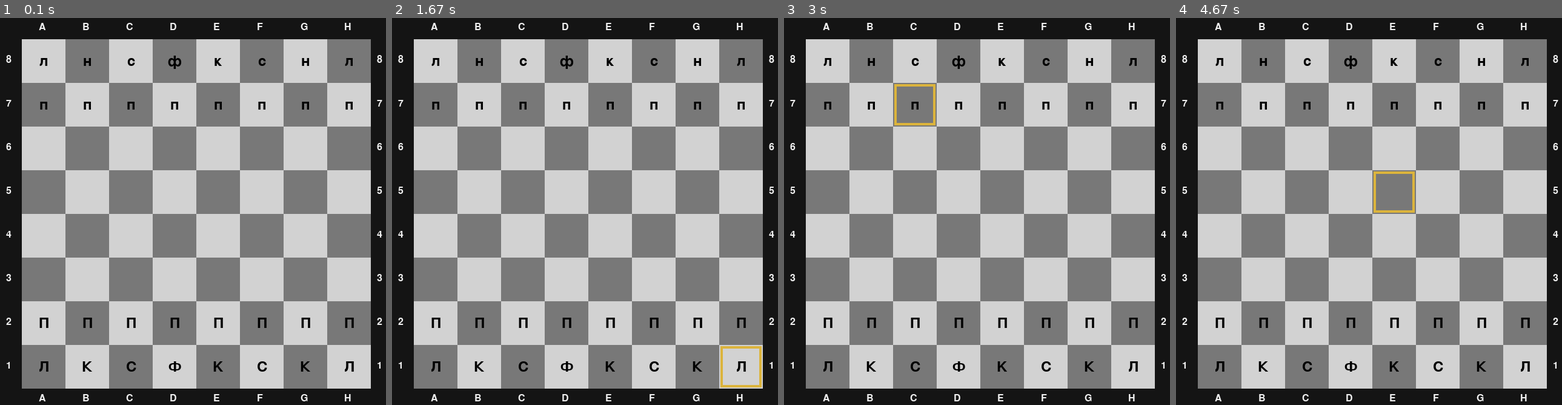
Above: before the commit, frames 1-4 (left to right).
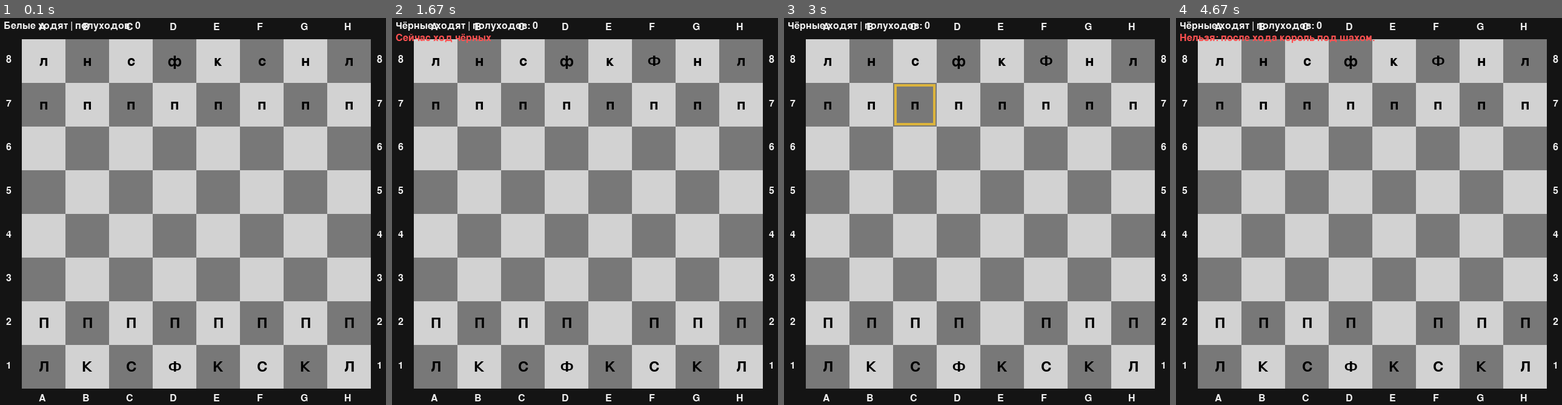
Above: after the commit, the same moments.

Repository: DedgerLabs/nash-proekt
Game: pygame game, started from pygame_main.py
The game is run twice, just before and just after one commit, with the same random seed, the same clock (stepped at 60 frames per second) and the same inputs.
Inputs (mouse positions are in pixels of both pictures, inside the frame that each line leads up to):
- Up to frame 1 (0.1 s): no input
- Up to frame 2 (1.67 s): click (588, 215) at 0.38 s; click (627, 304) at 0.72 s; click (646, 76) at 1.05 s; click (735, 354) at 1.38 s
- Up to frame 3 (3 s): click (834, 37) at 1.72 s, where only the run after the commit has a clickable "Сейчас ход чёрных"; click (984, 254) at 2.05 s; click (1131, 362) at 2.38 s; click (915, 83) at 2.72 s
- Up to frame 4 (4.67 s): click (1222, 126) at 3.05 s; click (1496, 203) at 3.38 s; click (1253, 79) at 4.22 s; click (1388, 196) at 4.55 s

The runs differ from the first frame. In frame 1, 0.3% of the frame differs, in the area x 1-37%, y 0-4%; in frame 2, 0.9%; in frame 3, 0.4%; in frame 4, 1.1%, in the area x 1-70%, y 0-81%.

Commit message:
сделал подсветку ходов начальную

Diff:
--- a/game.py
+++ b/game.py
@@ -1,7 +1,7 @@
 from board import SquareBoard
 from rules import ClassicChessRules
 from move import Move
-
+from copy import deepcopy
 
 
 
@@ -14,6 +14,7 @@
         self.white_turn = True
         self.move_count = 0
         self.history = []  # для undo
+        self.history = []  # стек прошлых состояний
 
     @staticmethod
     def print_legend():
@@ -141,3 +142,36 @@
             self.rules.apply_move(self.board, mv, self.white_turn, info)
             self.move_count += 1
             self.white_turn = not self.white_turn
+
+    def push_state(self):
+        # сохраняем состояние перед ходом
+        snapshot = {
+            "board": deepcopy(self.board.grid) if hasattr(self.board, "grid") else deepcopy(self.board.board),
+            "white_turn": self.white_turn,
+            "halfmove_count": getattr(self, "halfmove_count", 0),
+            "rules_ep": deepcopy(getattr(self.rules, "ep", None)),
+            "rules_moved": deepcopy(getattr(self.rules, "moved", None)),
+        }
+        self.history.append(snapshot)
+
+    def undo(self) -> bool:
+        if not self.history:
+            return False
+        snap = self.history.pop()
+
+        # восстановим доску
+        if hasattr(self.board, "grid"):
+            self.board.grid = snap["board"]
+        else:
+            self.board.board = snap["board"]
+
+        self.white_turn = snap["white_turn"]
+        if hasattr(self, "halfmove_count"):
+            self.halfmove_count = snap["halfmove_count"]
+
+        if hasattr(self.rules, "ep"):
+            self.rules.ep = snap["rules_ep"]
+        if hasattr(self.rules, "moved"):
+            self.rules.moved = snap["rules_moved"]
+
+        return True
--- a/pygame_main.py
+++ b/pygame_main.py
@@ -1,7 +1,8 @@
 import pygame
 
 from board import SquareBoard
-from game import Game  # если у тебя Game уже собирает board+rules
+from game import Game
+from move import Move
 
 
 CELL = 72
@@ -11,13 +12,13 @@
 FILES = "ABCDEFGH"
 
 
-def cell_to_pixel(r, c):
+def cell_to_pixel(r: int, c: int):
     x = MARGIN + c * CELL
     y = MARGIN + r * CELL
     return x, y
 
 
-def pixel_to_cell(x, y):
+def pixel_to_cell(x: int, y: int):
     x -= MARGIN
     y -= MARGIN
     if x < 0 or y < 0:
@@ -29,7 +30,11 @@
     return None
 
 
-def draw(screen, font, small, board: SquareBoard, selected=None):
+def draw(screen, font, small, board: SquareBoard, white_turn: bool, halfmove_count: int,
+         selected=None, info_text: str = "", legal_moves=None):
+    if legal_moves is None:
+        legal_moves = []
+
     screen.fill((20, 20, 20))
 
     # клетки
@@ -40,7 +45,12 @@
             color = (210, 210, 210) if light else (120, 120, 120)
             pygame.draw.rect(screen, color, (x, y, CELL, CELL))
 
-    # выделение
+    # подсветка легальных ходов (если есть)
+    for (r, c) in legal_moves:
+        x, y = cell_to_pixel(r, c)
+        pygame.draw.rect(screen, (80, 180, 80), (x + 4, y + 4, CELL - 8, CELL - 8), 3)
+
+    # выделение выбранной клетки
     if selected:
         r, c = selected
         x, y = cell_to_pixel(r, c)
@@ -69,37 +79,114 @@
         screen.blit(small.render(rank, True, (240, 240, 240)), (MARGIN - 26, ty))
         screen.blit(small.render(rank, True, (240, 240, 240)), (MARGIN + 8 * CELL + 10, ty))
 
+    # статус + ошибка
+    side = "Белые" if white_turn else "Чёрные"
+    status = f"{side} ходят | полуходов: {halfmove_count}"
+    screen.blit(small.render(status, True, (240, 240, 240)), (10, 10))
+
+    if info_text:
+        screen.blit(small.render(info_text, True, (255, 80, 80)), (10, 30))
+
 
 def main():
     pygame.init()
     screen = pygame.display.set_mode((W, H))
-    pygame.display.set_caption("Chess pygame UI (step 1)")
+    pygame.display.set_caption("Chess pygame UI (step 2)")
     clock = pygame.time.Clock()
     font = pygame.font.SysFont(None, 36)
     small = pygame.font.SysFont(None, 24)
 
-    game = Game()              # у тебя уже создаёт board внутри
-    board = game.board         # берём доску
-
-    selected = None
+    game = Game()
+    board = game.board
 
     running = True
+    selected = None
+    info_text = ""
+    legal_moves = []
+
     while running:
         clock.tick(60)
+
+        # рисуем кадр
+        draw(
+            screen, font, small,
+            board=board,
+            white_turn=game.white_turn,
+            halfmove_count=getattr(game, "halfmove_count", 0),
+            selected=selected,
+            info_text=info_text,
+            legal_moves=legal_moves
+        )
+        pygame.display.flip()
 
         for event in pygame.event.get():
             if event.type == pygame.QUIT:
                 running = False
+                break
 
             if event.type == pygame.MOUSEBUTTONDOWN and event.button == 1:
                 pos = pixel_to_cell(*event.pos)
-                if pos is not None:
-                    selected = pos
-                    r, c = selected
-                    print("Выбрана клетка:", (r, c), "символ:", board.get(r, c))
+                if pos is None:
+                    continue
 
-        draw(screen, font, small, board, selected)
-        pygame.display.flip()
+                r, c = pos
+
+                # 1-й клик — выбрать фигуру
+                if selected is None:
+                    sym = board.get(r, c)
+                    if sym == ".":
+                        info_text = "Пустая клетка"
+                        continue
+
+                    # проверка цвета
+                    if game.white_turn and not sym.isupper():
+                        info_text = "Сейчас ход белых"
+                        continue
+                    if (not game.white_turn) and not sym.islower():
+                        info_text = "Сейчас ход чёрных"
+                        continue
+
+                    selected = (r, c)
+                    info_text = ""
+
+                    # подсветка легальных ходов (если такой метод есть)
+                    if hasattr(game.rules, "legal_moves_from"):
+                        legal_moves = game.rules.legal_moves_from(board, r, c, game.white_turn)
+                    else:
+                        legal_moves = []
+                    continue
+
+                # 2-й клик — сделать ход
+                else:
+                    r1, c1 = selected
+                    r2, c2 = r, c
+
+                    # клик по той же клетке — снять выделение
+                    if (r2, c2) == (r1, c1):
+                        selected = None
+                        legal_moves = []
+                        info_text = ""
+                        continue
+
+                    move = Move(r1, c1, r2, c2)
+
+                    ok, result = game.rules.validate_move(board, move, game.white_turn)
+                    if not ok:
+                        info_text = str(result)
+                        selected = None
+                        legal_moves = []
+                        continue
+
+                    # применяем ход
+                    game.rules.apply_move(board, move, game.white_turn, result)
+
+                    game.white_turn = not game.white_turn
+                    if hasattr(game, "halfmove_count"):
+                        game.halfmove_count += 1
+
+                    selected = None
+                    legal_moves = []
+                    info_text = ""
 
     pygame.quit()
 
--- a/rules.py
+++ b/rules.py
@@ -496,3 +496,33 @@
 
         if self.is_in_check(board, white_turn):
             print("ВАШ КОРОЛЬ ПОД ШАХОМ!")
+
+    def legal_moves_from(self, board, r: int, c: int, white_turn: bool):
+        """
+        Вернуть список легальных клеток (r2,c2) для фигуры на (r,c),
+        учитывая шах (т.е. после хода король не должен быть под шахом).
+        """
+        piece = board.get(r, c)
+        if piece == ".":
+            return []
+
+        # не та сторона
+        if white_turn and not piece.isupper():
+            return []
+        if (not white_turn) and not piece.islower():
+            return []
+
+        obj = piece_from_symbol(piece)
+        if obj is None:
+            return []
+
+        candidates = obj.pseudo_moves(board, r, c)
+        legal = []
+
+        for (r2, c2) in candidates:
+            mv = Move(r, c, r2, c2)
+            ok, _ = self.validate_move(board, mv, white_turn)
+            if ok:
+                legal.append((r2, c2))
+
+        return legal
